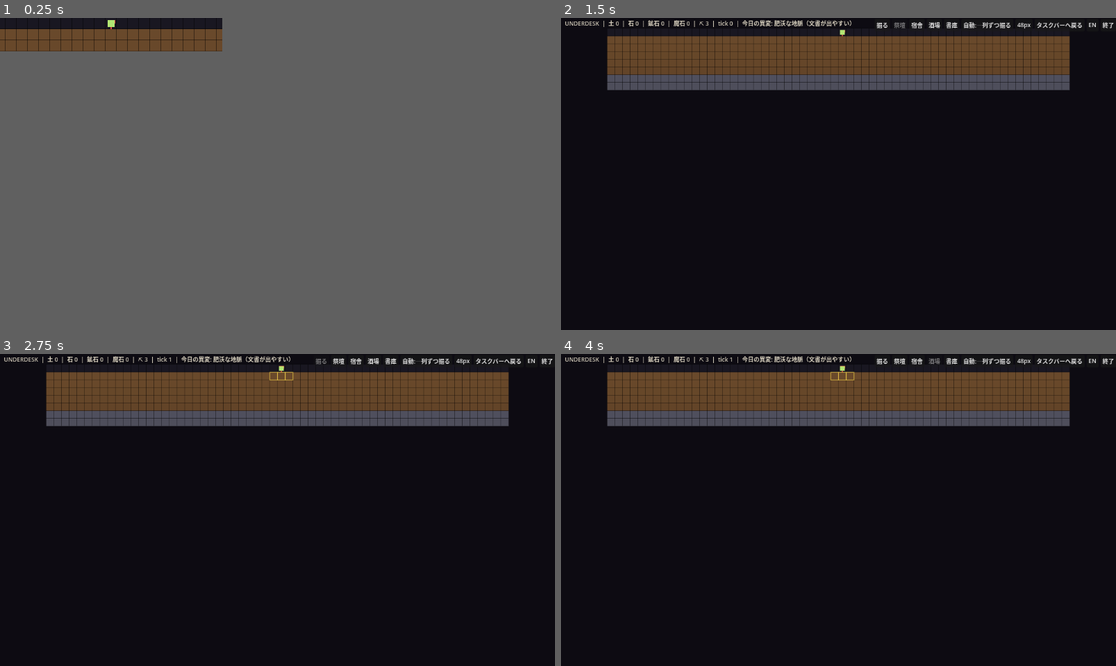
Above: before the commit, frames 1-4 (two rows, left to right).
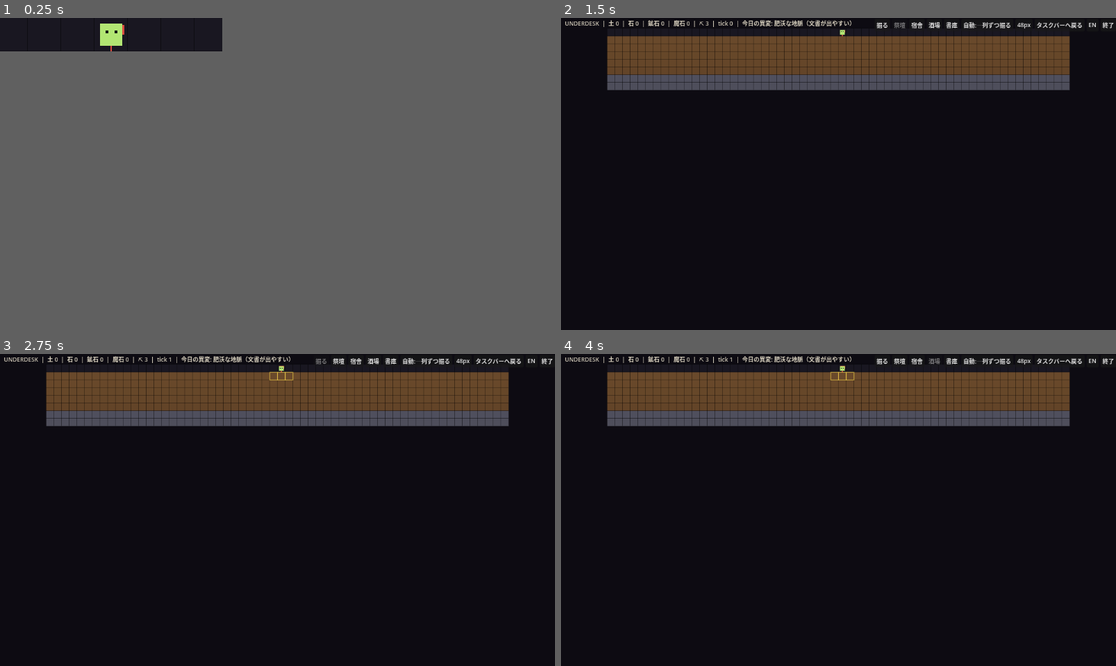
Above: after the commit, the same moments.

Repository: jinsei0604/UnderDesk
Game: Godot game, scene res://src/ui/main.tscn
The game is run twice, just before and just after one commit, with the same random seed, the same clock (stepped at 60 frames per second) and the same inputs.
Inputs (mouse positions are in pixels of both pictures, inside the frame that each line leads up to):
- Up to frame 1 (0.25 s): no input
- Up to frame 2 (1.5 s): tap Enter at 0.5 s; drag from (672, 33) to (694, 27) at 0.52 s; click "祭壇" at 1.25 s
- Up to frame 3 (2.75 s): click "掘る" at 2 s
- Up to frame 4 (4 s): click "宿舎" at 2.75 s; click "酒場" at 3.5 s

The runs differ from the first frame. In frame 1, 2.9% of the frame differs, in the area x 0-41%, y 0-11%; in frame 2, less than 0.1%; in frame 3, less than 0.1%; in frame 4, less than 0.1%.

Commit message:
Strip zooms to one big row so the crew is watchable
Per user feedback: three tiny rows of dirt hid the action. In strip
mode cells now scale to the window height (one visible row, clamped at
64px), the camera follows the median crew row vertically and the crew
average horizontally, and minions get placeholder eyes plus a scaled
work bob until real sprites land.

Co-Authored-By: Claude Fable 5 <noreply@anthropic.com>

Diff:
--- a/src/ui/main.gd
+++ b/src/ui/main.gd
@@ -135,13 +135,19 @@
 	queue_redraw()
 
 
-## Keeps the digging front in view while the strip runs unattended.
+## Keeps the crew in view while the strip runs unattended: the camera
+## tracks the row most minions are on (median), so their digging and
+## hauling motion is what fills the single visible row.
 func _follow_camera() -> void:
-	var front := sim.deepest_air_row()
-	if front < 0:
-		return
+	if sim.minions.is_empty():
+		return
+	var rows: Array[int] = []
+	for minion in sim.minions:
+		rows.append(minion.pos.y)
+	rows.sort()
+	var crew_row: int = rows[rows.size() / 2]
 	var max_scroll: int = maxi(0, sim.grid.height - _visible_rows())
-	scroll_y = clampi(front - _visible_rows() + 2, 0, max_scroll)
+	scroll_y = clampi(crew_row - _visible_rows() / 2, 0, max_scroll)
 
 
 func _on_document_discovered(doc_id: String) -> void:
@@ -212,19 +218,28 @@
 	return 0 if settings.resident_mode else HUD_HEIGHT
 
 
+## Strip mode zooms in Taskbar-Heroes style: one big row where the
+## minions' motion is actually watchable. Expanded keeps 16px cells.
+func _cell_px() -> int:
+	if settings.resident_mode:
+		return clampi(int(size.y), CELL_PX, 64)
+	return CELL_PX
+
+
 func _visible_rows() -> int:
-	return maxi(1, int((size.y - _hud_offset()) / CELL_PX))
+	return maxi(1, int((size.y - _hud_offset()) / _cell_px()))
 
 
 func _grid_origin() -> Vector2:
-	var grid_px_width := float(sim.grid.width * CELL_PX)
+	var cell_px := _cell_px()
+	var grid_px_width := float(sim.grid.width * cell_px)
 	if settings.resident_mode:
 		# The mini strip is narrower than the grid: follow the crew.
 		var avg_x := 0.0
 		for minion in sim.minions:
 			avg_x += float(minion.pos.x)
 		avg_x /= maxf(1.0, float(sim.minions.size()))
-		var desired := size.x / 2.0 - (avg_x + 0.5) * CELL_PX
+		var desired := size.x / 2.0 - (avg_x + 0.5) * cell_px
 		return Vector2(clampf(desired, minf(size.x - grid_px_width, 0.0), 0.0), 0.0)
 	return Vector2(maxf(0.0, (size.x - grid_px_width) / 2.0), _hud_offset())
 
@@ -234,7 +249,8 @@
 	var local := point - origin
 	if local.x < 0.0 or local.y < 0.0:
 		return UDMinion.NO_TARGET
-	var cell := Vector2i(int(local.x / CELL_PX), int(local.y / CELL_PX) + scroll_y)
+	var cell_px := _cell_px()
+	var cell := Vector2i(int(local.x / cell_px), int(local.y / cell_px) + scroll_y)
 	if not sim.grid.is_inside(cell):
 		return UDMinion.NO_TARGET
 	return cell
@@ -302,10 +318,7 @@
 	for y in range(scroll_y, last_row):
 		for x in sim.grid.width:
 			var cell := Vector2i(x, y)
-			var rect := Rect2(
-				origin + Vector2(x * CELL_PX, (y - scroll_y) * CELL_PX),
-				Vector2(CELL_PX, CELL_PX)
-			)
+			var rect := _cell_rect(origin, cell)
 			draw_rect(rect, _cell_color(sim.grid.terrain_at(cell), y))
 			draw_rect(rect, COLOR_GRID_LINE, false, 1.0)
 	_draw_rooms(origin)
@@ -332,9 +345,10 @@
 
 
 func _cell_rect(origin: Vector2, cell: Vector2i) -> Rect2:
+	var cell_px := _cell_px()
 	return Rect2(
-		origin + Vector2(cell.x * CELL_PX, (cell.y - scroll_y) * CELL_PX),
-		Vector2(CELL_PX, CELL_PX)
+		origin + Vector2(cell.x * cell_px, (cell.y - scroll_y) * cell_px),
+		Vector2(cell_px, cell_px)
 	)
 
 
@@ -351,11 +365,12 @@
 func _draw_depot(origin: Vector2) -> void:
 	if not _cell_visible(UD.DEPOT_POS):
 		return
+	var cell_px := float(_cell_px())
 	var rect := _cell_rect(origin, UD.DEPOT_POS)
-	var flag_base := rect.position + Vector2(CELL_PX / 2.0, CELL_PX)
-	draw_line(flag_base, flag_base + Vector2(0, -CELL_PX * 0.8), COLOR_DEPOT, 2.0)
+	var flag_base := rect.position + Vector2(cell_px / 2.0, cell_px)
+	draw_line(flag_base, flag_base + Vector2(0, -cell_px * 0.8), COLOR_DEPOT, 2.0)
 	draw_rect(
-		Rect2(flag_base + Vector2(0, -CELL_PX * 0.8), Vector2(CELL_PX * 0.4, CELL_PX * 0.3)),
+		Rect2(flag_base + Vector2(0, -cell_px * 0.8), Vector2(cell_px * 0.4, cell_px * 0.3)),
 		COLOR_DEPOT
 	)
 
@@ -366,36 +381,47 @@
 		var footprint := sim.room_footprint(i, room_db)
 		if not _cell_visible(footprint.position):
 			continue
+		var cell_px := _cell_px()
 		var rect := Rect2(
 			_cell_rect(origin, footprint.position).position,
-			Vector2(footprint.size * CELL_PX)
+			Vector2(footprint.size * cell_px)
 		)
 		draw_rect(rect, COLOR_ROOM)
 		var room_id: String = sim.rooms[i]["id"]
 		var label := locale.text(room_db.get_room(room_id)["name_key"]).left(1)
 		draw_string(
-			font, rect.position + Vector2(4, CELL_PX - 4), label,
+			font, rect.position + Vector2(4, cell_px - 4), label,
 			HORIZONTAL_ALIGNMENT_LEFT, -1, HUD_FONT_SIZE, COLOR_HUD_TEXT
 		)
 
 
 func _draw_minions(origin: Vector2) -> void:
+	var cell_px := _cell_px()
+	var inset := maxi(MINION_INSET, cell_px / 6)
 	for minion in sim.minions:
 		if not _cell_visible(minion.pos):
 			continue
 		var rect := _cell_rect(origin, minion.pos)
-		# 1px bob while working, phase-shifted per minion: tiny but alive.
+		# Work bob, phase-shifted per minion and scaled with zoom.
 		var bob := 0.0
 		if minion.state != UDMinion.State.IDLE:
-			bob = float((sim.tick_count + minion.id) % 2)
+			bob = float(((sim.tick_count + minion.id) % 2) * maxi(1, cell_px / 12))
 		var body := Rect2(
-			rect.position + Vector2(MINION_INSET, MINION_INSET + bob),
-			Vector2(CELL_PX - MINION_INSET * 2, CELL_PX - MINION_INSET * 2 - bob)
+			rect.position + Vector2(inset, inset + bob),
+			Vector2(cell_px - inset * 2, cell_px - inset * 2 - bob)
 		)
 		draw_rect(body, MINION_COLORS[minion.id % MINION_COLORS.size()])
+		# Two dark eyes: placeholder charm until real sprites land (§6).
+		var eye := maxf(1.0, cell_px / 12.0)
+		var eye_y := body.position.y + body.size.y * 0.3
+		draw_rect(Rect2(Vector2(body.position.x + body.size.x * 0.25, eye_y),
+			Vector2(eye, eye)), COLOR_BACKGROUND)
+		draw_rect(Rect2(Vector2(body.position.x + body.size.x * 0.65, eye_y),
+			Vector2(eye, eye)), COLOR_BACKGROUND)
 		if minion.carrying != "":
 			draw_rect(
-				Rect2(rect.position + Vector2(MINION_INSET, bob), Vector2(6, 4)),
+				Rect2(rect.position + Vector2(float(inset), bob),
+					Vector2(cell_px / 3.0, cell_px / 4.0)),
 				COLOR_CARRY
 			)
 
